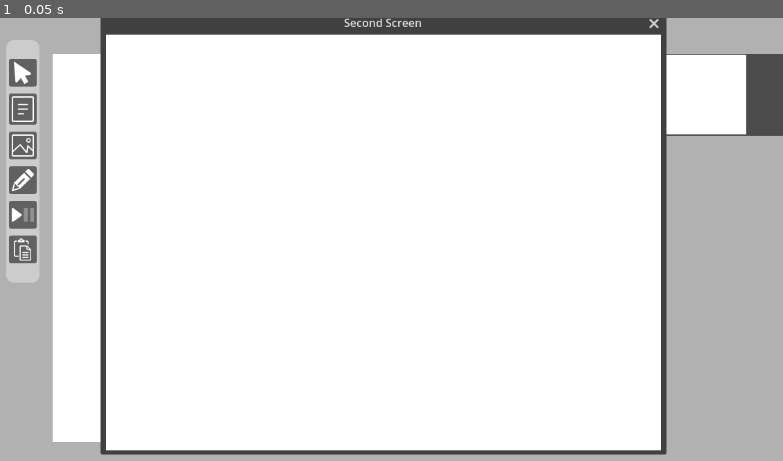
Above: before the commit, frame 1.
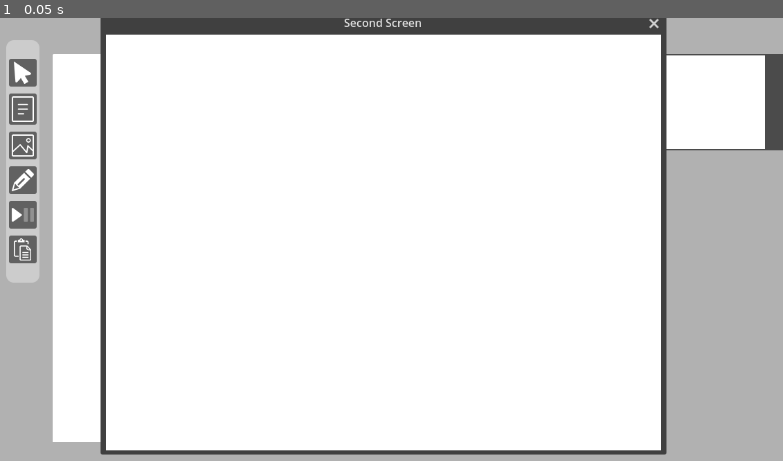
Above: after the commit, the same moment.

Repository: jmb462/GodotWhiteBoard
Game: Godot game, scene res://Main.tscn
Same seed, same stepped clock (60 frames per second), same inputs: the game is played once before the commit and once after it. The engine's default icon, where the game draws it, is replaced by a stand-in: a white triangle on a blue panel in a dark square.
Inputs:
- Up to frame 1 (0.05 s): no input

The runs differ from the first frame. In frame 1, 1.0% of the frame differs, in the area x 85-100%, y 8-31%.

Commit message:
synchronize Display while switching board

Diff:
--- a/Board/Board.gd
+++ b/Board/Board.gd
@@ -20,7 +20,6 @@
 	connect_gui_input(_on_board_gui_input)
 	print("viewport size ", viewport.size)
 	await get_tree().process_frame
-	viewport.size = size
 	whiteboard.size = size
 
 func _on_board_gui_input(event) -> void:
--- a/MainBoard/MainBoard.gd
+++ b/MainBoard/MainBoard.gd
@@ -7,13 +7,14 @@
 @onready var boards : Control = $VBox/HBox/Boards
 @onready var scroll_container : ScrollContainer = $VBox/HBox/ScrollContainer
 @onready var preview_list : ItemList = $VBox/HBox/ScrollContainer/PreviewList
+@onready var main_menu : Panel = $VBox/MainMenu
 
 @onready var packed_board : PackedScene = preload("res://Board/Board.tscn")
+
 func _ready() -> void:
 	if not is_instance_valid(board):
 		add_board(current_board)
 	get_tree().get_root().connect("files_dropped", _on_drop)
-	await get_tree().process_frame
 	_on_resized()
 
 func _on_drop(data):
@@ -24,6 +25,7 @@
 #
 #	Free draw button has been pressed
 #
+
 func _on_pen_pressed() -> void:
 	board.set_mode(G.BOARD_MODE.PEN)
 
@@ -35,7 +37,6 @@
 
 func _on_palette_pointer_pressed():
 	board.set_mode(G.BOARD_MODE.NONE)
-
 
 
 func _on_palette_paste_pressed():
@@ -74,6 +75,10 @@
 	preview_list.select(current_board)
 	preview_list.icon_scale = 180 / vt.get_size().x
 
+	clear_display()
+	set_scroll_container_size()
+	set_boards_size()
+
 func _on_new_board_pressed():
 	add_board(current_board)
 
@@ -81,77 +86,88 @@
 	if current_board > 0:
 		board.unfocus()
 		board.hide()
+		clear_display()
 		current_board -= 1
 		board = boards_array[current_board]
 		board.show()
+		synchronize_display()
 		preview_list.select(current_board)
 
 func _on_next_board_pressed():
 	if current_board < boards_array.size() - 1:
 		board.unfocus()
 		board.hide()
+		clear_display()
 		current_board += 1
 		board = boards_array[current_board]
 		board.show()
+		synchronize_display()
 		preview_list.select(current_board)
 
 
 func _on_clear_board_pressed():
-	print("delete board")
-
+	for widget in board.get_widgets():
+		widget.delete()
 
 func _on_palette_freeze_pressed():
-	var rect : Rect2 = board.get_whiteboard_board()
-	var img : Image = get_viewport().get_texture().get_image()
-	img.blit_rect(img,rect, Vector2.ZERO)
-	img.crop(int(rect.size.x), int(rect.size.y))
-	var aspect_ratio : float = rect.size.x / rect.size.y
-	img.resize(150, int(150 / aspect_ratio) )
-
-	var tex = ImageTexture.create_from_image(img)
-	$BoardsPreview/VBox/preview.texture = tex
+	pass
+	#var rect : Rect2 = board.get_whiteboard_board()
+	#var img : Image = get_viewport().get_texture().get_image()
+	#img.blit_rect(img,rect, Vector2.ZERO)
+	#img.crop(int(rect.size.x), int(rect.size.y))
+	#var aspect_ratio : float = rect.size.x / rect.size.y
+	#img.resize(150, int(150 / aspect_ratio) )
+	#
+	#var tex = ImageTexture.create_from_image(img)
+	#$BoardsPreview/VBox/preview.texture = tex
 
 
 func _on_item_list_item_selected(p_index :int ) -> void:
 	if p_index < boards_array.size():
 		board.unfocus()
 		board.hide()
+		clear_display()
 		current_board = p_index
 		board = boards_array[p_index]
 		board.show()
+		synchronize_display()
 
 
 func _on_boards_resized():
-	if is_instance_valid(board):
-		board.viewport.size = board.size
-	pass
-	#await get_tree().process_frame
-	#if is_instance_valid(boards):
-		#print("boards resized ",boards.size)
-		#for each_board in boards.get_children():
-			#each_board.setup_size(boards.size)
+	if is_instance_valid(boards):
+		for each_board in boards.get_children():
+			each_board.viewport.size = board.size
+
+func set_boards_size() -> void:
+	boards.size = Display.size
+	var display_aspect_ratio = float(Display.size.x)/float(Display.size.y)
+	var available_height = size.y -main_menu.size.y - 40
+	var sc_width = scroll_container.size.x if scroll_container.visible else 0.0
+	var available_width = size.x - sc_width - 40
+	var board_aspect_ratio = available_width / available_height
 
 
+	if board_aspect_ratio > display_aspect_ratio:
+		boards.scale = Vector2.ONE * (available_height / float(Display.size.y))
+	else:
+		boards.scale = Vector2.ONE * (available_width / float(Display.size.x))
+
+	boards.position.x = (size.x - boards.size.x * boards.scale.x - sc_width) / 2.0
+
+func set_scroll_container_size() -> void:
+	scroll_container.size.y = size.y - main_menu.size.y
+	scroll_container.position.x = size.x - scroll_container.size.x
 
 func _on_resized():
 	if is_node_ready():
-		scroll_container.size.y = size.y - $VBox/Panel.size.y
-		scroll_container.position.x = size.x - $VBox/HBox/ScrollContainer.size.x
+		set_scroll_container_size()
+		set_boards_size()
 
-		boards.size = Display.size
-		var display_aspect_ratio = float(Display.size.x)/float(Display.size.y)
-		var available_height = size.y - $VBox/Panel.size.y - 40
-		var sc_width = scroll_container.size.x if scroll_container.visible else 0.0
-		var available_width = size.x - sc_width - 40
-		var board_aspect_ratio = available_width / available_height
-		print("ah ",available_height)
-		print("display aspect ratio :", display_aspect_ratio)
-		print("available_ratio", board_aspect_ratio)
+func clear_display() -> void:
+	for widget in Display.presentation_screen.get_children():
+		widget.master.clone = null
+		widget.queue_free()
 
-		if board_aspect_ratio > display_aspect_ratio:
-			boards.scale = Vector2.ONE * (available_height / float(Display.size.y))
-		else:
-			boards.scale = Vector2.ONE * (available_width / float(Display.size.x))
-
-		boards.position.x = (size.x - boards.size.x * boards.scale.x - sc_width) / 2.0
-		print(boards.size)
+func synchronize_display() -> void:
+	for widget in board.get_widgets():
+		board.clone_widget(widget)
--- a/MainBoard/MainBoard.tscn
+++ b/MainBoard/MainBoard.tscn
@@ -51,13 +51,13 @@
 grow_horizontal = 2
 grow_vertical = 2
 
-[node name="Panel" type="Panel" parent="VBox"]
+[node name="MainMenu" type="Panel" parent="VBox"]
 custom_minimum_size = Vector2(200, 48)
 layout_mode = 2
 size_flags_horizontal = 4
 theme_override_styles/panel = SubResource("StyleBoxFlat_bgtxn")
 
-[node name="HBox" type="HBoxContainer" parent="VBox/Panel"]
+[node name="HBox" type="HBoxContainer" parent="VBox/MainMenu"]
 layout_mode = 1
 anchors_preset = 10
 anchor_right = 1.0
@@ -67,19 +67,19 @@
 theme_override_constants/separation = 8
 alignment = 1
 
-[node name="New" type="Button" parent="VBox/Panel/HBox"]
+[node name="New" type="Button" parent="VBox/MainMenu/HBox"]
 layout_mode = 2
 icon = ExtResource("2_4jg4w")
 
-[node name="Previous" type="Button" parent="VBox/Panel/HBox"]
+[node name="Previous" type="Button" parent="VBox/MainMenu/HBox"]
 layout_mode = 2
 icon = ExtResource("3_u3tpv")
 
-[node name="Next" type="Button" parent="VBox/Panel/HBox"]
+[node name="Next" type="Button" parent="VBox/MainMenu/HBox"]
 layout_mode = 2
 icon = ExtResource("4_int1g")
 
-[node name="Clear" type="Button" parent="VBox/Panel/HBox"]
+[node name="Clear" type="Button" parent="VBox/MainMenu/HBox"]
 layout_mode = 2
 icon = ExtResource("5_fra2n")
 
@@ -132,10 +132,10 @@
 grow_vertical = 1
 
 [connection signal="resized" from="." to="." method="_on_resized"]
-[connection signal="pressed" from="VBox/Panel/HBox/New" to="." method="_on_new_board_pressed"]
-[connection signal="pressed" from="VBox/Panel/HBox/Previous" to="." method="_on_previous_board_pressed"]
-[connection signal="pressed" from="VBox/Panel/HBox/Next" to="." method="_on_next_board_pressed"]
-[connection signal="pressed" from="VBox/Panel/HBox/Clear" to="." method="_on_clear_board_pressed"]
+[connection signal="pressed" from="VBox/MainMenu/HBox/New" to="." method="_on_new_board_pressed"]
+[connection signal="pressed" from="VBox/MainMenu/HBox/Previous" to="." method="_on_previous_board_pressed"]
+[connection signal="pressed" from="VBox/MainMenu/HBox/Next" to="." method="_on_next_board_pressed"]
+[connection signal="pressed" from="VBox/MainMenu/HBox/Clear" to="." method="_on_clear_board_pressed"]
 [connection signal="resized" from="VBox/HBox/Boards" to="." method="_on_boards_resized"]
 [connection signal="item_selected" from="VBox/HBox/ScrollContainer/PreviewList" to="." method="_on_item_list_item_selected"]
 [connection signal="freeze_pressed" from="Palette" to="." method="_on_palette_freeze_pressed"]
--- a/Widget/BaseWidget/Widget.gd
+++ b/Widget/BaseWidget/Widget.gd
@@ -28,6 +28,7 @@
 
 # Reference to the same widget on presentation screen
 var clone : Widget = null
+var master : Widget = null
 
 # Reference to the parent widget if grouped with other widget
 var grouped_in : Widget = null
@@ -104,6 +105,7 @@
 
 func set_clone(p_clone : Widget) -> void:
 	clone = p_clone
+	p_clone.master = self
 	p_clone.add_theme_stylebox_override("panel", unfocus_theme)
 	p_clone.buttons.hide()
 	synchronize()
@@ -144,11 +146,13 @@
 
 func _on_buttons_close_pressed() -> void:
 	current_action = G.ACTION.CLOSE
+	delete()
+
+func delete() -> void:
 	emit_signal("widget_deleted", self)
 	queue_free()
 	if is_master():
 		clone.queue_free()
-
 
 func set_focus(p_active: bool) -> void:
 	focus = p_active
